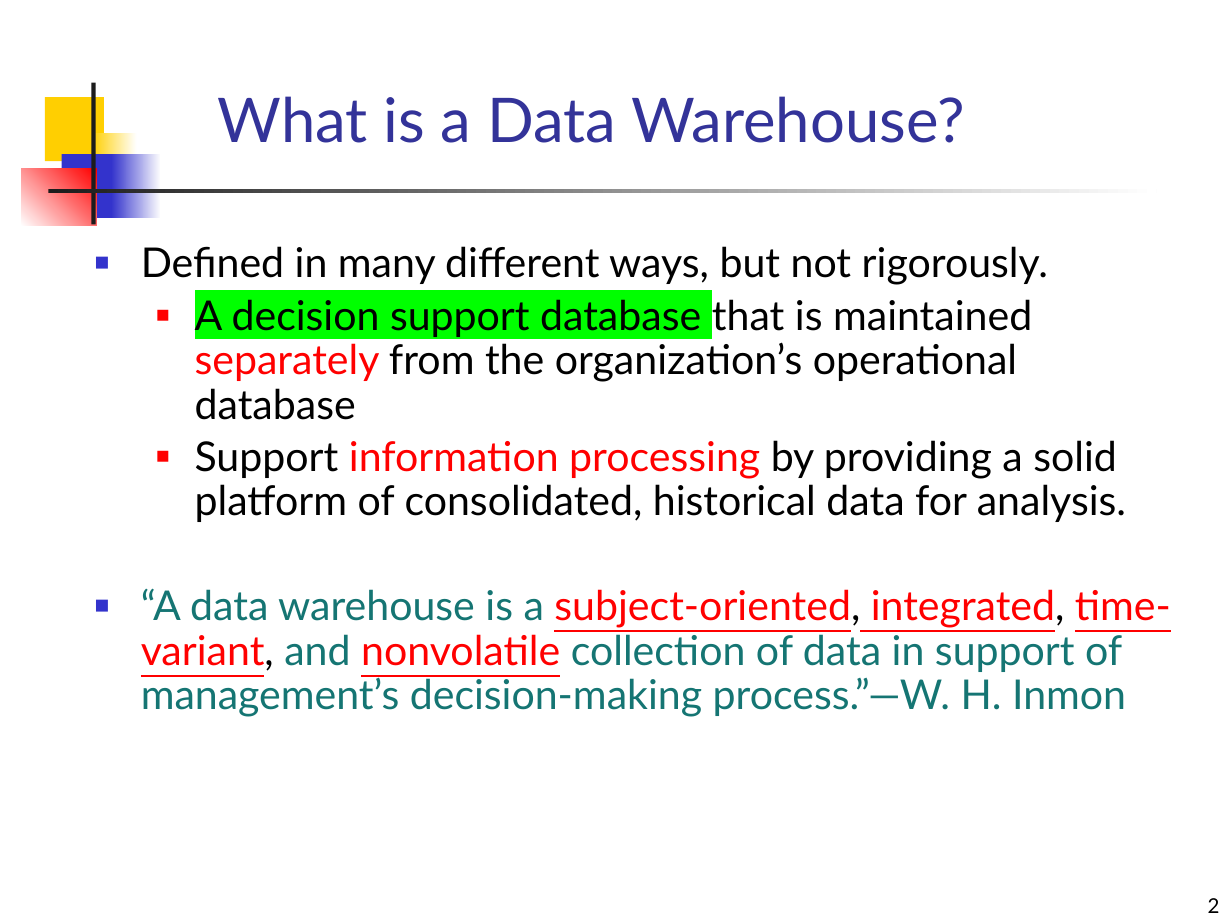
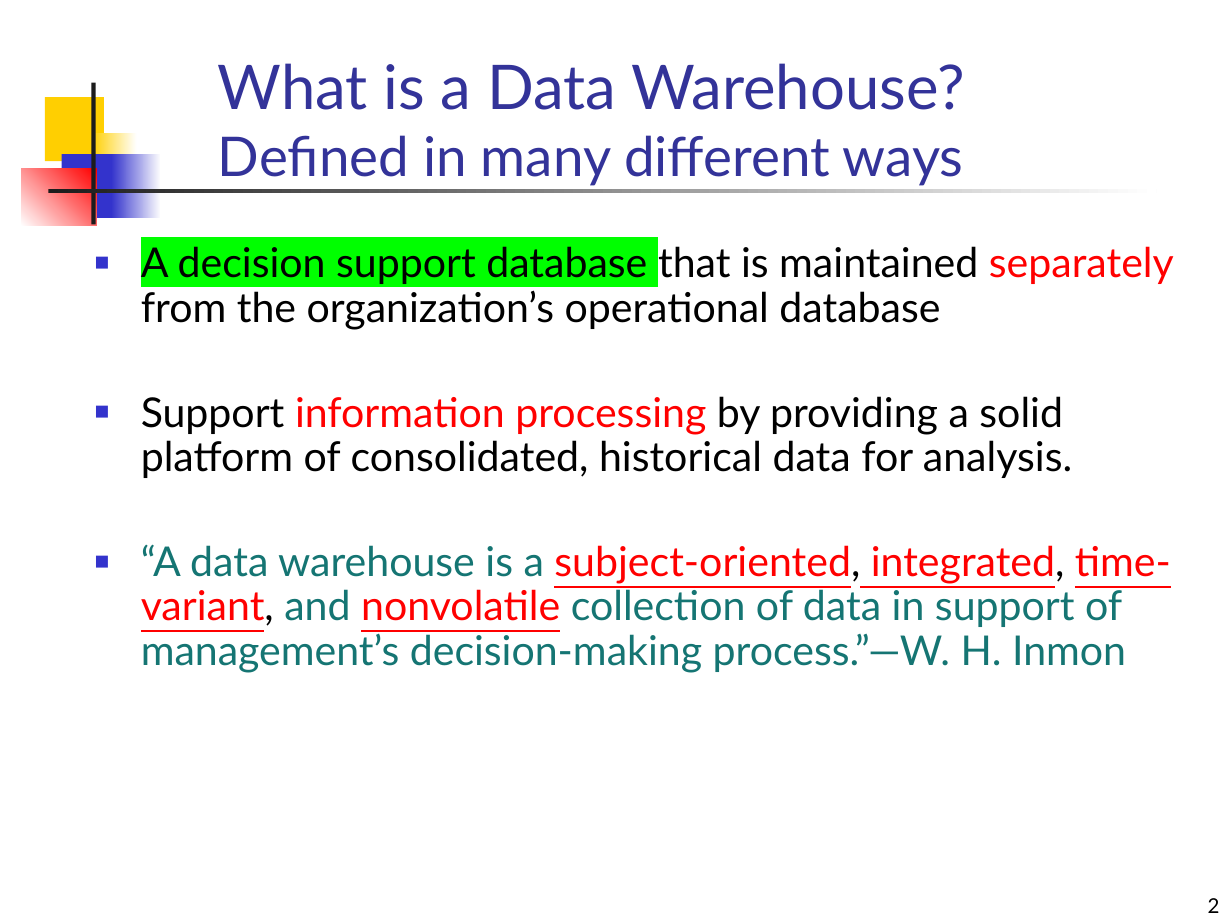
Before and after one commit to mahmoudparsian/data-warehousing-and-business-intelligence, a slide deck: slide 2 of resources/class_lectures/review/introduction_to_data_warehousing.pptx. Drawn at 1232x924 pixels with LibreOffice and Linux fonts; fonts in the diff are those of the drawing. Boxes give left, top, right and bottom in pixels: in the first picture for what was removed or moved away, otherwise in the second. Text is boxed around its words. In the diff, an @@ line names an element or a change of style, - is before the commit and + after.

```diff
--- a/resources/class_lectures/review/introduction_to_data_warehousing.pptx
+++ b/resources/class_lectures/review/introduction_to_data_warehousing.pptx
@@ title at box(218, 63, 964, 186): text changed; size 36 to 32 pt @@
-What is a Data Warehouse?
+What is a Data Warehouse?
+Defined in many different ways
@@ text at box(141, 246, 1048, 285): paragraph removed @@
-■ Defined in many different ways, but not rigorously.
@@ text at box(141, 246, 1174, 478): list level 2 to 1 in "A decision support database that ..."; bullet colour #FF0000 to #3333CC; list level 2 to 1 in "Support information processing by providing ..." @@
```
Also in this commit, not shown: 7 other slides changed, 4 slides added.
